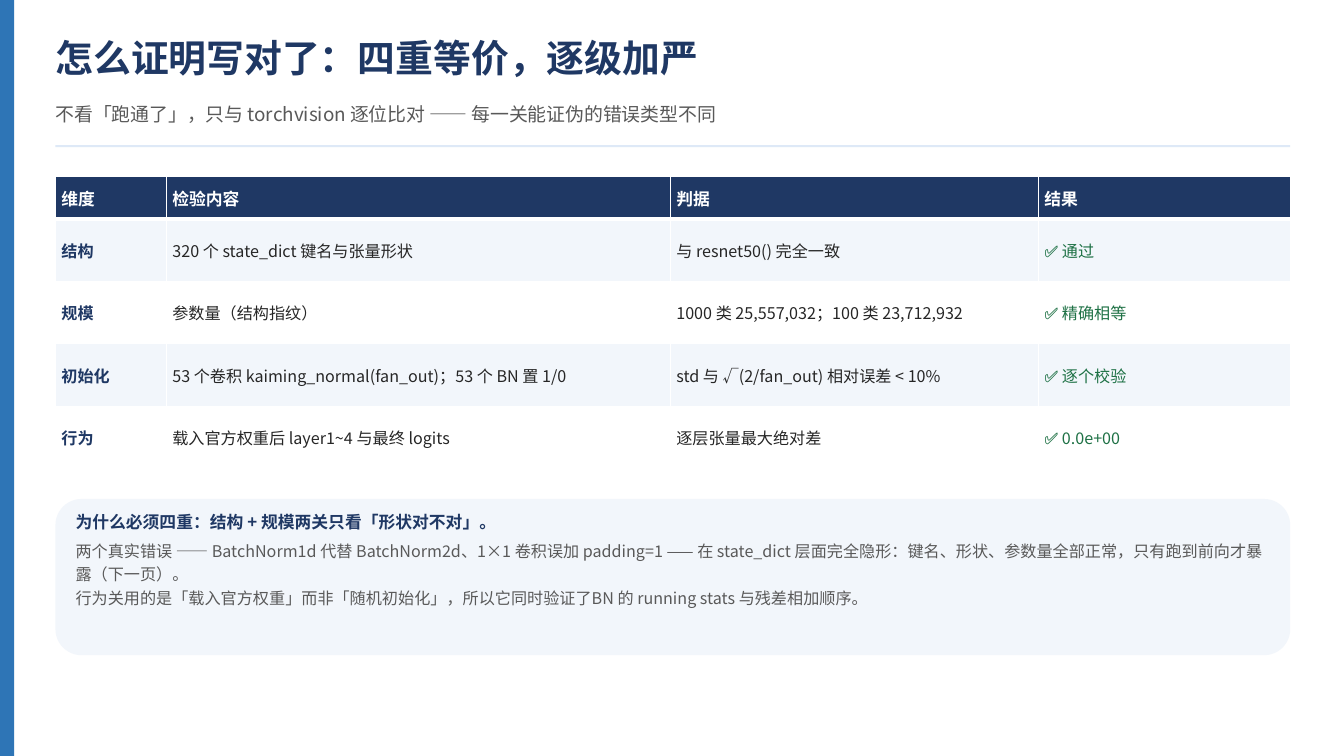
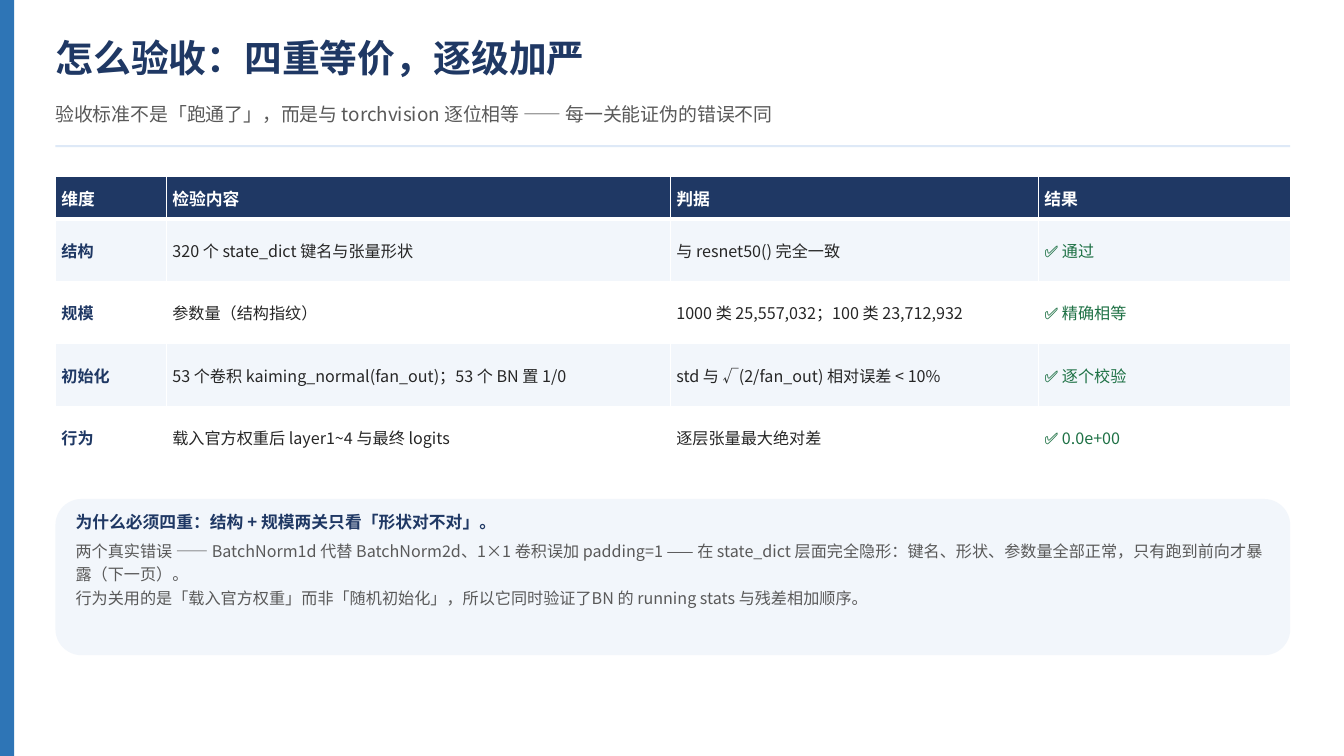
Before and after one commit to adddd392/study0, a slide deck: slide 5 of docs/第三周汇报.pptx. Drawn at 1344x756 pixels with LibreOffice and Linux fonts; fonts in the diff are those of the drawing. Boxes give left, top, right and bottom in pixels: in the first picture for what was removed or moved away, otherwise in the second. Text is boxed around its words. In the diff, an @@ line names an element or a change of style, - is before the commit and + after.

Commit message:
docs(report): 按评审意见修订第三周汇报
- P2 更名「本周兑现」，去掉上周计划列与达成列，改为方向 / 本周产出 /
  关键证据三列，只讲产出
- Part 1 重排为「怎么写 → 怎么验收 → 验收为什么分层」：P4 增补初始化
  为第三步，P5 改成验收口吻，P6 标题改为「验收为什么必须分层」
- P19 遗留问题收敛为两条：分割头算法未学习阅读、没有实际训练跑实验；
  去掉 BasicBlock、分类实验、PEP8 三项与扩展点代码块
- 下周计划改为：学习分割、目标检测实验、基准延伸到训练侧
- 同步修订讲稿的时间表、P2/P4/P6/P19 口播与预设问答

```diff
--- a/docs/第三周汇报.pptx
+++ b/docs/第三周汇报.pptx
@@ text at (55, 39, 584, 77): text changed @@
-怎么证明写对了：四重等价，逐级加严
+怎么验收：四重等价，逐级加严
@@ text at (55, 105, 773, 123): text changed @@
-不看「跑通了」，只与 torchvision 逐位比对 —— 每一关能证伪的错误类型不同
+验收标准不是「跑通了」，而是与 torchvision 逐位相等 —— 每一关能证伪的错误不同
```
Also in this commit, not shown: 3 other slides changed, 1 slide added, 1 slide removed, 1 other file.
